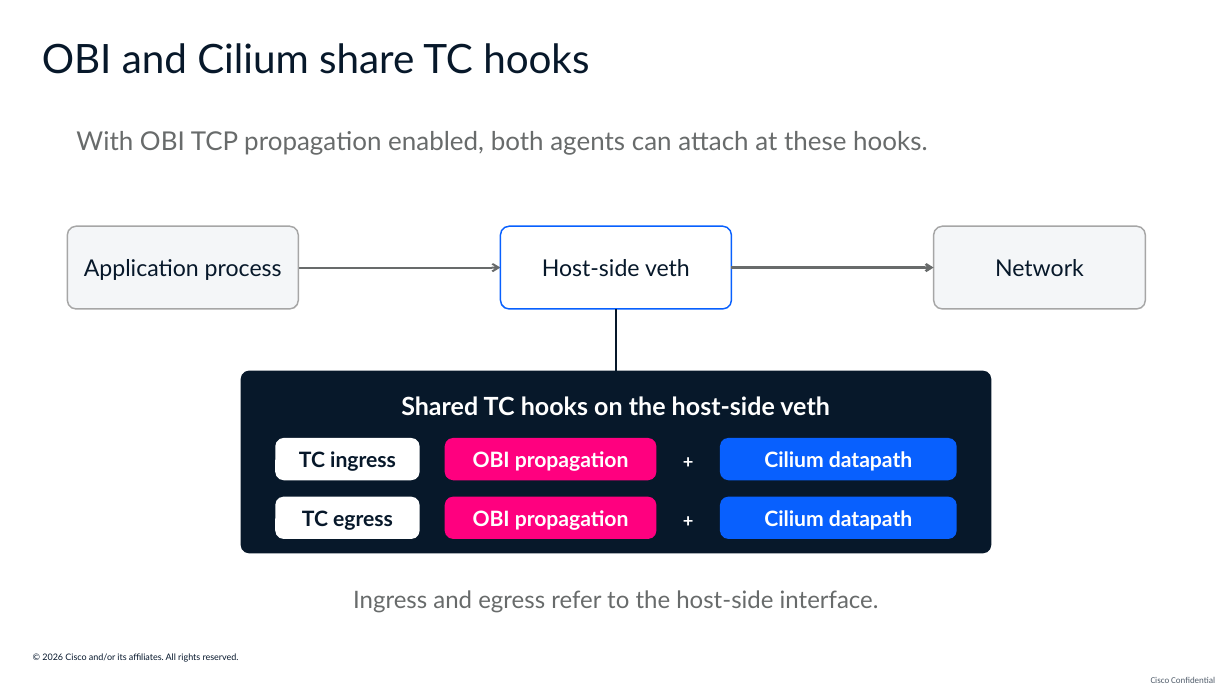
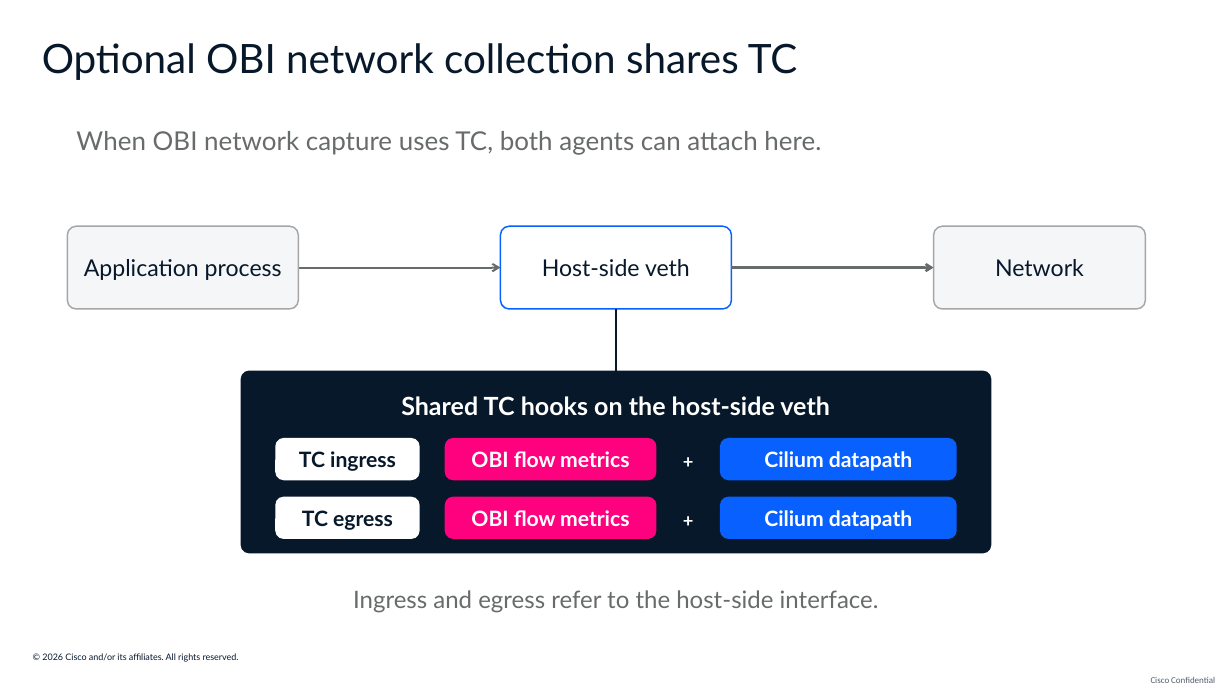
Before and after one commit to ajimenez1503/cilium-obi-demo, a slide deck: slide 11 of slides/cilium-obi-session-deck-latest.pptx (slide 10 before the commit). Drawn at 1232x693 pixels with LibreOffice and Linux fonts; fonts in the diff are those of the drawing; background and template pictures are left out. Boxes give left, top, right and bottom in pixels: in the first picture for what was removed or moved away, otherwise in the second. Text is boxed around its words. In the diff, an @@ line names an element or a change of style, - is before the commit and + after.

Commit message:
Upgrade demo to OBI 1.0 and clarify TC collection scope

```diff
--- a/slides/cilium-obi-session-deck-latest.pptx
+++ b/slides/cilium-obi-session-deck-latest.pptx
@@ text at [42,43,798,80]: text changed @@
-OBI and Cilium share TC hooks
+Optional OBI network collection shares TC
@@ text at [76,131,821,155]: text changed @@
-With OBI TCP propagation enabled, both agents can attach at these hooks.
+When OBI network capture uses TC, both agents can attach here.
@@ text in rounded rectangle at [471,451,629,467]: text changed @@
-OBI propagation
+OBI flow metrics
@@ text in rounded rectangle at [471,510,629,526]: text changed @@
-OBI propagation
+OBI flow metrics
```
Also in this commit, not shown: 8 other slides changed, 3 slides added, 2 slides removed, 30 other files.
